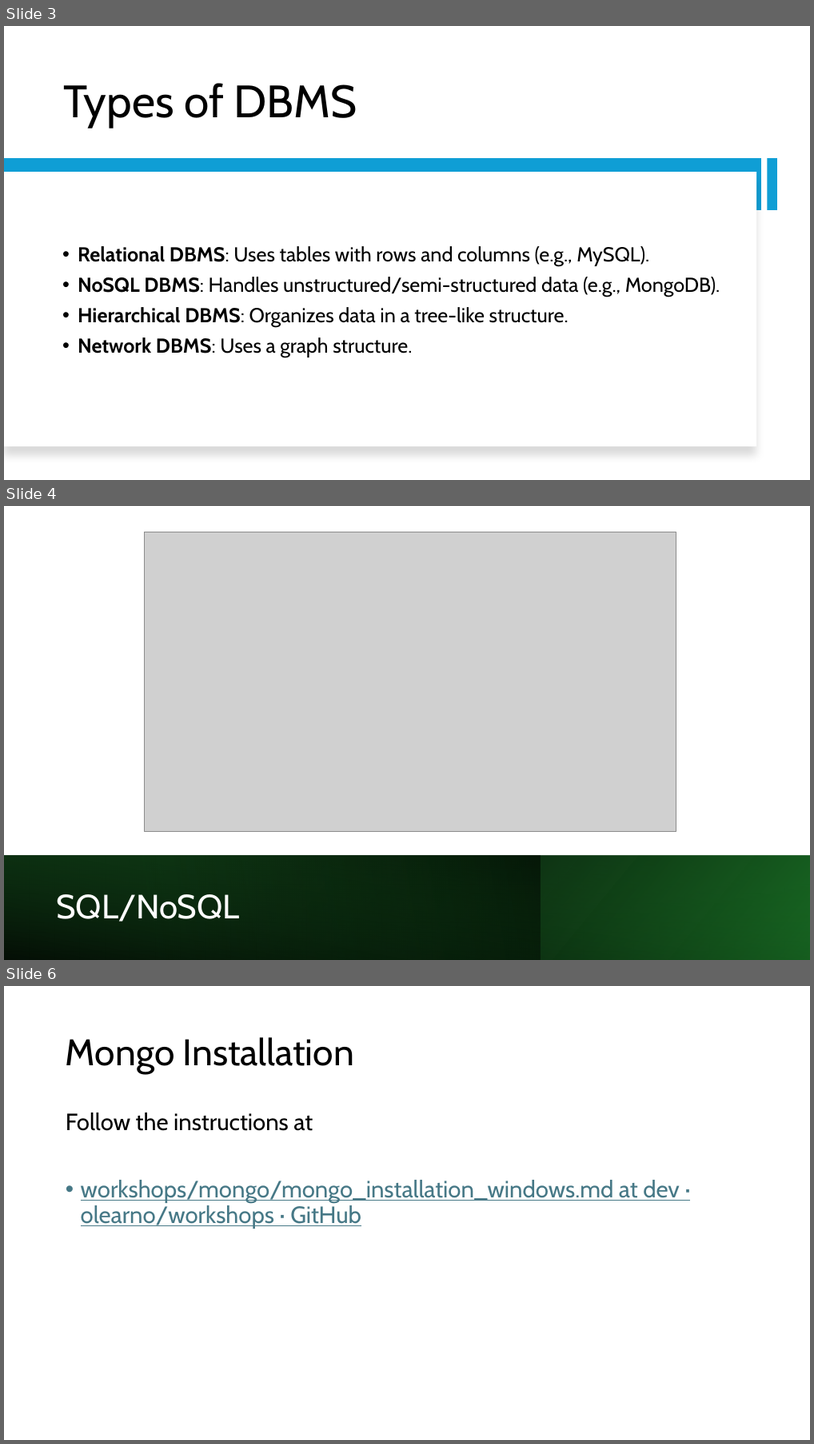
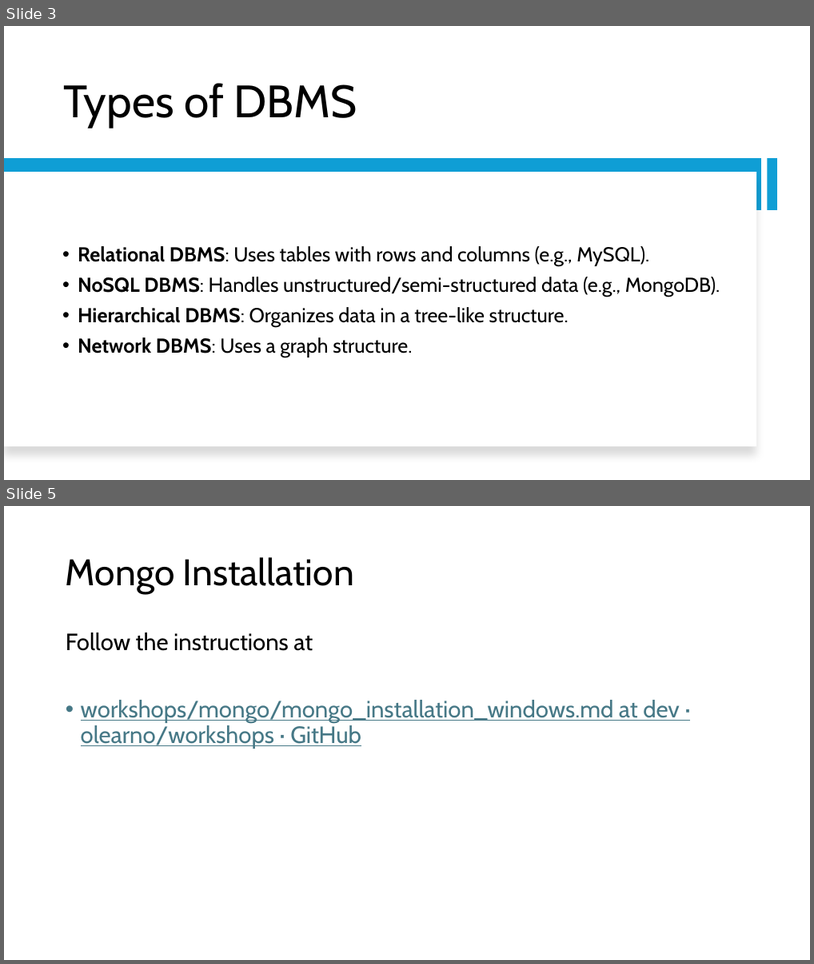
Before and after one commit to olearno/workshops, a slide deck: mongo/mongo_demo.pptx. Shown one above the other, each under a label of ours: slides 3, 4 and 6 before the commit, slides 3 and 5 after it; the slides between them are not shown. The pictures are 814x1444 and 814x964 pixels, drawn with LibreOffice and Linux fonts; fonts in the diff are those of the drawing; grey boxes stand for pictures. Boxes give left, top, right and bottom in pixels: in the first picture for what was removed or moved away, otherwise in the second. Text is boxed around its words. In the diff, an @@ line names an element or a change of style, - is before the commit and + after.

```diff
--- a/mongo/mongo_demo.pptx
+++ b/mongo/mongo_demo.pptx
@@ slide 4 removed at [4,506,810,960], background #FFFFFF @@
@@ picture removed at [144,532,676,831] @@
@@ rectangle removed at [4,856,810,960] @@
@@ rectangle removed at [4,856,541,960] @@
@@ rectangle removed at [4,856,810,960] @@
@@ title removed at [56,894,239,921] @@
-SQL/NoSQL
@@ what was slide 6 is now slide 5 @@
```
Also in this commit, not shown: 3 slides changed, 1 slide added, 1 other file.
